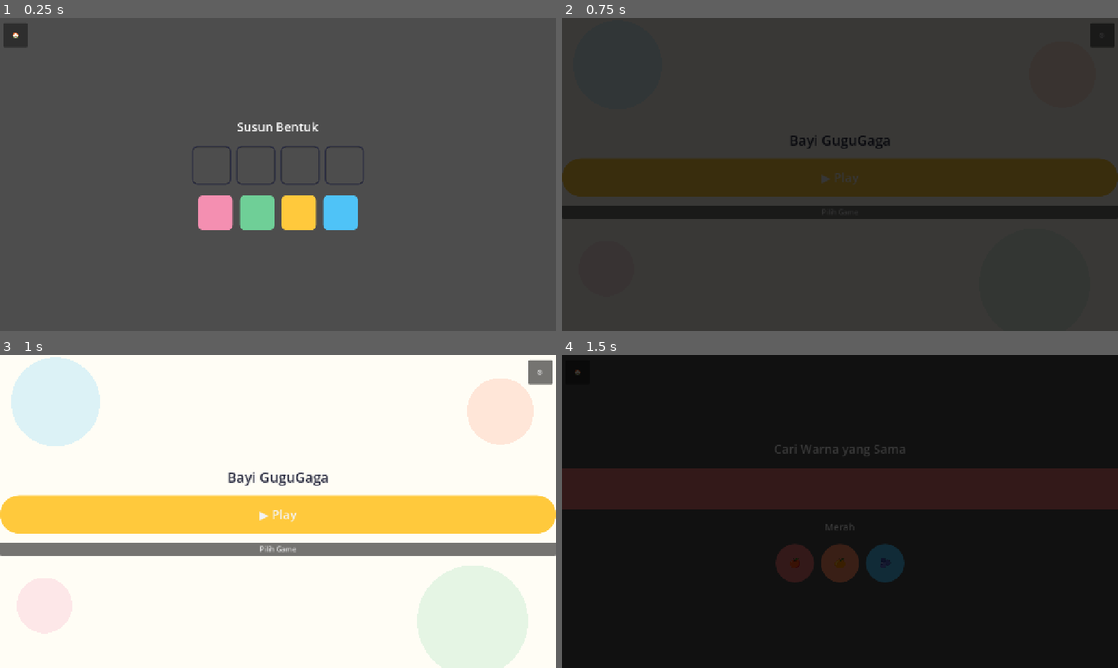
Above: before the commit, frames 1-4 (two rows, left to right).
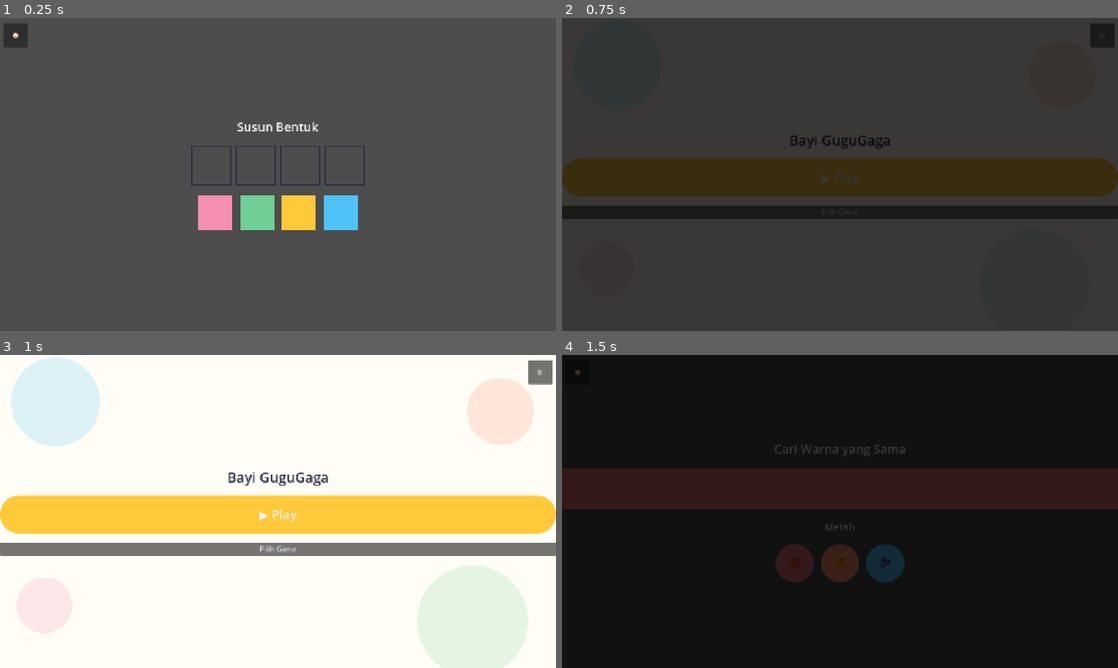
Above: after the commit, the same moments.

Repository: ptnusavisionmedia/game-balita
Game: Godot game, scene res://features/feature_puzzle/Puzzle.tscn
Same seed, same stepped clock (60 frames per second), same inputs: the game is played once before the commit and once after it. This scene is started directly instead of the project's main scene.
Inputs:
- Up to frame 1 (0.25 s): no input
- Up to frame 2 (0.75 s): click "🏠" at 0.5 s
- Up to frame 3 (1 s): no input
- Up to frame 4 (1.5 s): click "▶ Play" at 1.25 s

The runs differ from the first frame. In frame 1, 0.4% of the frame differs, in the area x 34-66%, y 40-68%; in frame 2, nothing differs; in frame 3, nothing differs; in frame 4, nothing differs.

Commit message:
fix: feature_puzzle keping tidak bisa diklik/drag — ganti ke _draw() langsung
puzzle_piece.gd/puzzle_slot.gd sebelumnya pakai Control + child Panel
(mouse_filter IGNORE) buat visual warna, ditumpuk dengan override
_get_drag_data/_can_drop_data/_drop_data di root — pola ini tidak
reliable buat drag-initiation. Ganti ke _draw() langsung di root
(pola sama ModuleIcon yang sudah terbukti jalan), tidak ada child
Panel lagi. Headless-verified, menunggu konfirmasi retest user.

Co-Authored-By: Claude Sonnet 5 <noreply@anthropic.com>

Diff:
--- a/features/feature_puzzle/puzzle_piece.gd
+++ b/features/feature_puzzle/puzzle_piece.gd
@@ -1,35 +1,30 @@
 extends Control
 ## 1 keping puzzle draggable — lihat obsidian-vault/Specs/feature_puzzle.md.
-## Placeholder: kotak warna polos (ganti potongan gambar asli begitu ada)
-## — warna piece = warna slot tujuan, jadi anak bisa cocokkan dari warna
-## sambil nunggu ilustrasi final.
+## Placeholder: kotak warna polos (ganti potongan gambar asli begitu ada).
+##
+## Gambar lewat `_draw()` LANGSUNG di root Control (pola sama ModuleIcon),
+## BUKAN lewat child Panel terpisah — versi awal pakai child Panel dengan
+## mouse_filter IGNORE di atasnya, tapi itu bikin piece TIDAK BISA
+## diklik/di-drag sama sekali (dilaporkan user 2026-11-21). _get_drag_data
+## cuma reliable kalau node yang override dia juga yang langsung menang
+## hit-test mouse, tanpa child lain yang berpotensi menutupi. Lihat
+## Decisions Log.
 
 var piece_id: String = ""
 var piece_color: Color = Color.WHITE
 
-var _panel: Panel
-
 
 func _ready() -> void:
 	mouse_filter = Control.MOUSE_FILTER_PASS
-	_panel = Panel.new()
-	_panel.anchor_right = 1.0
-	_panel.anchor_bottom = 1.0
-	_panel.mouse_filter = Control.MOUSE_FILTER_IGNORE
-	add_child(_panel)
 
-	var style := StyleBoxFlat.new()
-	style.bg_color = piece_color
-	style.set_corner_radius_all(12)
-	_panel.add_theme_stylebox_override("panel", style)
+
+func _draw() -> void:
+	draw_rect(Rect2(Vector2.ZERO, size), piece_color)
 
 
 func _get_drag_data(_at_position: Vector2) -> Variant:
-	var preview := Panel.new()
+	var preview := ColorRect.new()
 	preview.size = size
-	var style := StyleBoxFlat.new()
-	style.bg_color = piece_color
-	style.set_corner_radius_all(12)
-	preview.add_theme_stylebox_override("panel", style)
+	preview.color = piece_color
 	set_drag_preview(preview)
 	return {"piece_id": piece_id}
--- a/features/feature_puzzle/puzzle_slot.gd
+++ b/features/feature_puzzle/puzzle_slot.gd
@@ -2,6 +2,10 @@
 ## 1 slot target puzzle. "Snap longgar" = area drop-nya besar (ukuran
 ## slot sendiri, bukan radius piksel kecil) & cuma cek id keping cocok,
 ## bukan posisi presisi. Lihat obsidian-vault/Specs/feature_puzzle.md.
+##
+## Gambar lewat `_draw()` langsung di root (pola sama `puzzle_piece.gd`
+## & `ModuleIcon`) — bukan child Panel terpisah, lihat catatan bug di
+## `puzzle_piece.gd` & Decisions Log 2026-11-21.
 
 signal piece_dropped(piece_id: String)
 
@@ -9,44 +13,26 @@
 var expected_color: Color = Color.WHITE
 var filled: bool = false
 
-var _panel: Panel
-
 
 func _ready() -> void:
 	mouse_filter = Control.MOUSE_FILTER_PASS
-	_panel = Panel.new()
-	_panel.anchor_right = 1.0
-	_panel.anchor_bottom = 1.0
-	_panel.mouse_filter = Control.MOUSE_FILTER_IGNORE
-	add_child(_panel)
-	_apply_empty_style()
 
 
-func _apply_empty_style() -> void:
-	var style := StyleBoxFlat.new()
-	style.bg_color = Color(0, 0, 0, 0)
-	style.border_color = AppColors.INK
-	style.set_border_width_all(3)
-	style.set_corner_radius_all(12)
-	_panel.add_theme_stylebox_override("panel", style)
+func _draw() -> void:
+	if filled:
+		draw_rect(Rect2(Vector2.ZERO, size), expected_color)
+	else:
+		draw_rect(Rect2(Vector2.ZERO, size), AppColors.INK, false, 3.0)
 
 
-func mark_filled_visual() -> void:
-	var style := StyleBoxFlat.new()
-	style.bg_color = expected_color
-	style.set_corner_radius_all(12)
-	_panel.add_theme_stylebox_override("panel", style)
-
-
+## Keping yang TIDAK cocok cuma ditolak secara diam-diam (ditolak di
+## `_can_drop_data`, Godot otomatis balikin ke posisi semula) — tidak
+## ada suara/animasi "salah" di modul ini, lihat spek bagian Feedback.
 func _can_drop_data(_at_position: Vector2, data) -> bool:
 	return not filled and data is Dictionary and data.get("piece_id", "") == expected_piece_id
 
 
-## Keping yang TIDAK cocok cuma ditolak secara diam-diam (tidak snap,
-## kembali ke posisi semula otomatis karena memang tidak dianggap
-## "didrop" di slot ini) — tidak ada suara/animasi "salah" di modul ini,
-## lihat obsidian-vault/Specs/feature_puzzle.md bagian Feedback.
 func _drop_data(_at_position: Vector2, data) -> void:
 	filled = true
-	mark_filled_visual()
+	queue_redraw()
 	piece_dropped.emit(data.get("piece_id", ""))
Not shown, changed: obsidian-vault/Decisions Log.md
